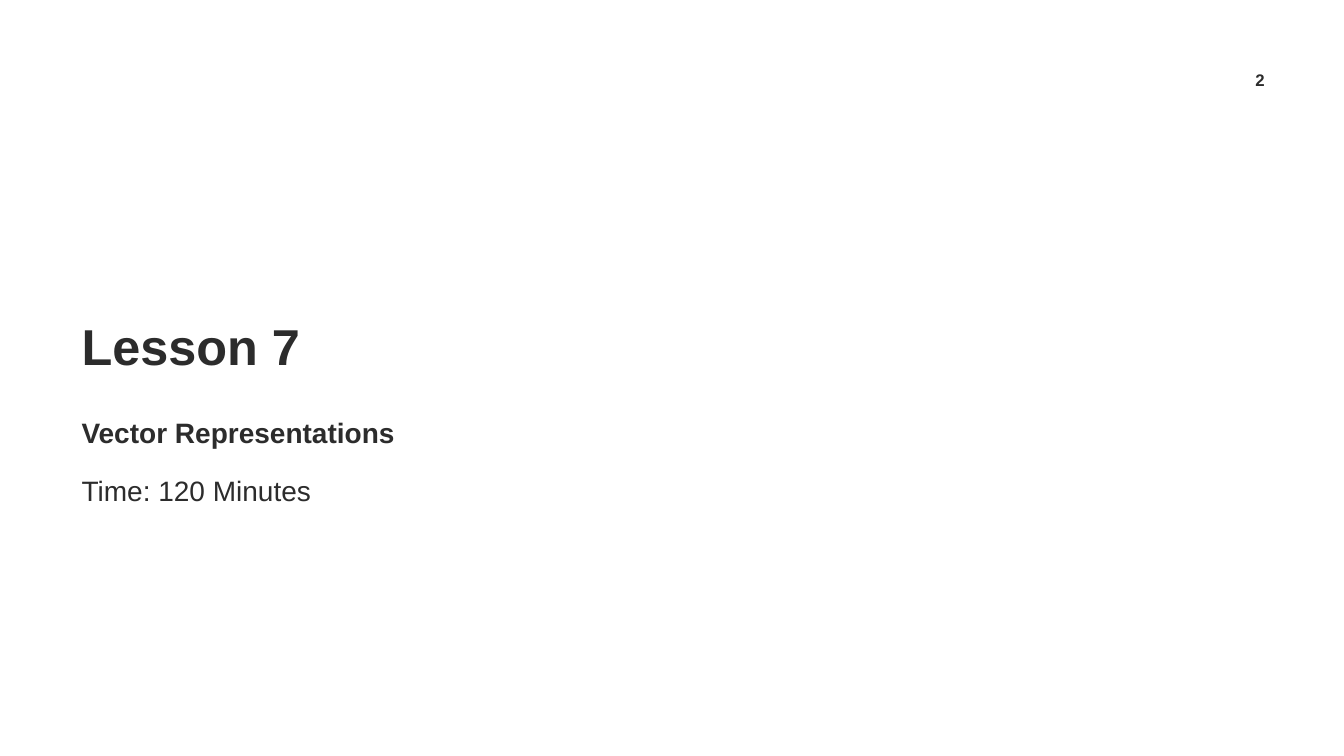
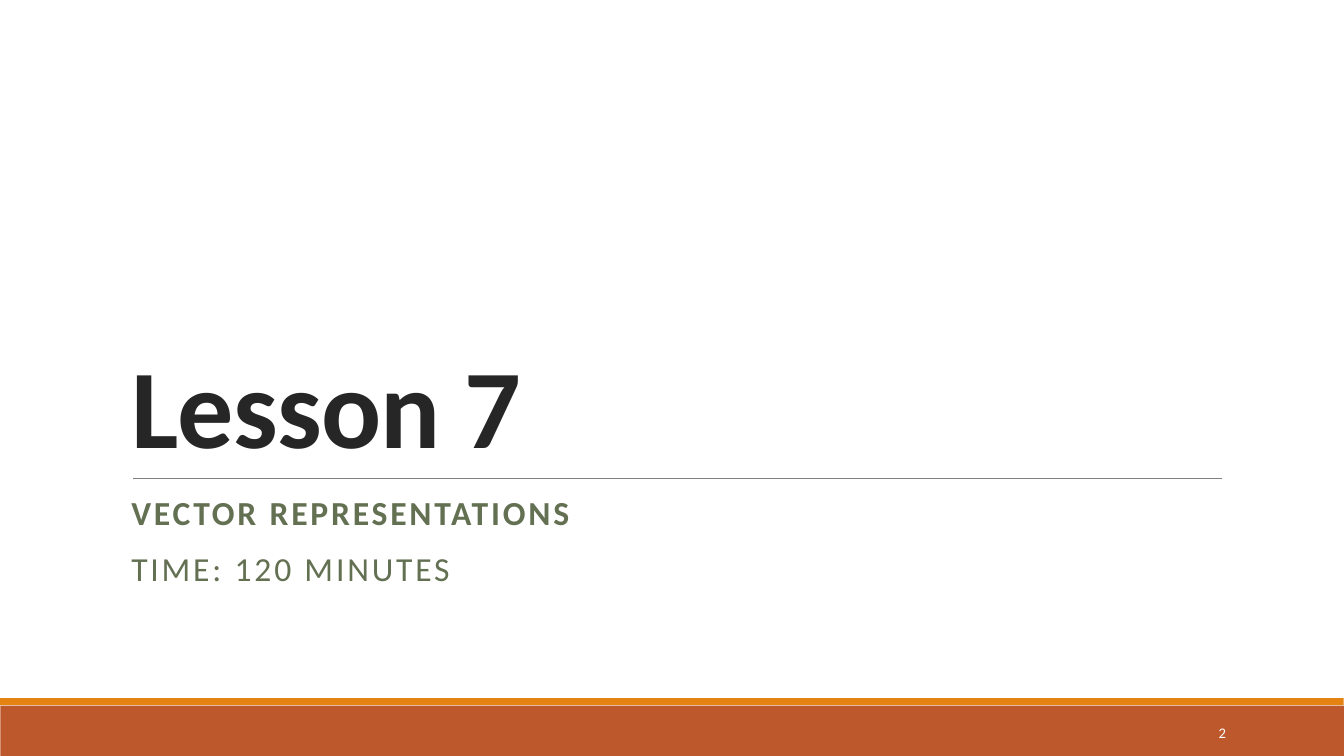
Before and after one commit to TrainingByPackt/Natural-Language-Processing-Fundamentals, a slide deck: slide 2 of Lesson-7-VectorRepresentations/Lesson 7.pptx. Drawn at 1344x756 pixels with LibreOffice and Linux fonts; fonts in the diff are those of the drawing; background and template pictures are left out. Boxes give left, top, right and bottom in pixels: in the first picture for what was removed or moved away, otherwise in the second. Text is boxed around its words. In the diff, an @@ line names an element or a change of style, - is before the commit and + after.

```diff
--- a/Lesson-7-VectorRepresentations/Lesson 7.pptx
+++ b/Lesson-7-VectorRepresentations/Lesson 7.pptx
@@ title "Lesson 7": place and size @@
-title "Lesson 7" at <box>82,330,300,366</box>
+title "Lesson 7" at <box>131,375,522,449</box>
@@ title "Lesson 7" at <box>131,375,522,449</box>: size 36 to 80 pt, font Arial to Calibri, text colour #2C2C2C to #262626, letter spacing 0 to -0.5 pt; line spacing 1 to 0.85 @@
@@ line added from (133, 479) to (1222, 479), #808080 0.5 pt @@
@@ subtitle at <box>131,503,570,581</box>: text changed; size 20 to 24 pt; font Arial to Calibri; text colour #2C2C2C to #637052 @@
-Vector Representations
-Time: 120 Minutes
+VECTOR REPRESENTATIONS
+TIME: 120 MINUTES
@@ rectangle added at <box>0,706,1344,756</box>, fill #BD582C @@
@@ rectangle added at <box>0,699,1344,706</box>, fill #E48312 @@
@@ page number: place and size @@
-page number at <box>1255,74,1264,86</box>
+page number at <box>1219,728,1226,738</box>
@@ page number at <box>1219,728,1226,738</box>: size 12 to 10.5 pt, font Arial to Calibri, text colour #2C2C2C to #FFFFFF, bold off; alignment centre to right @@
```
Also in this commit, not shown: 23 other slides changed, 5 slides added, 3 other files.
